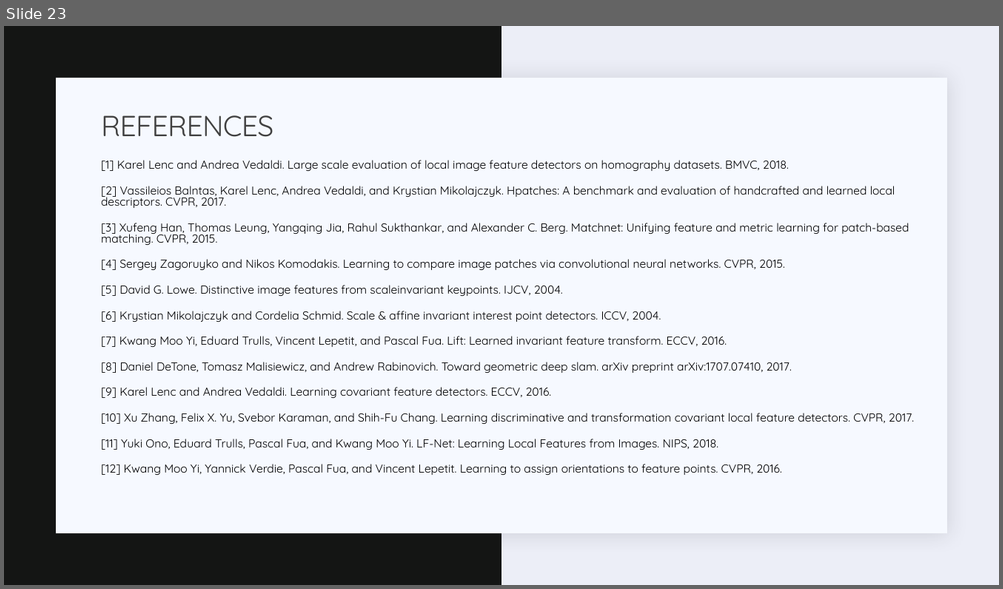
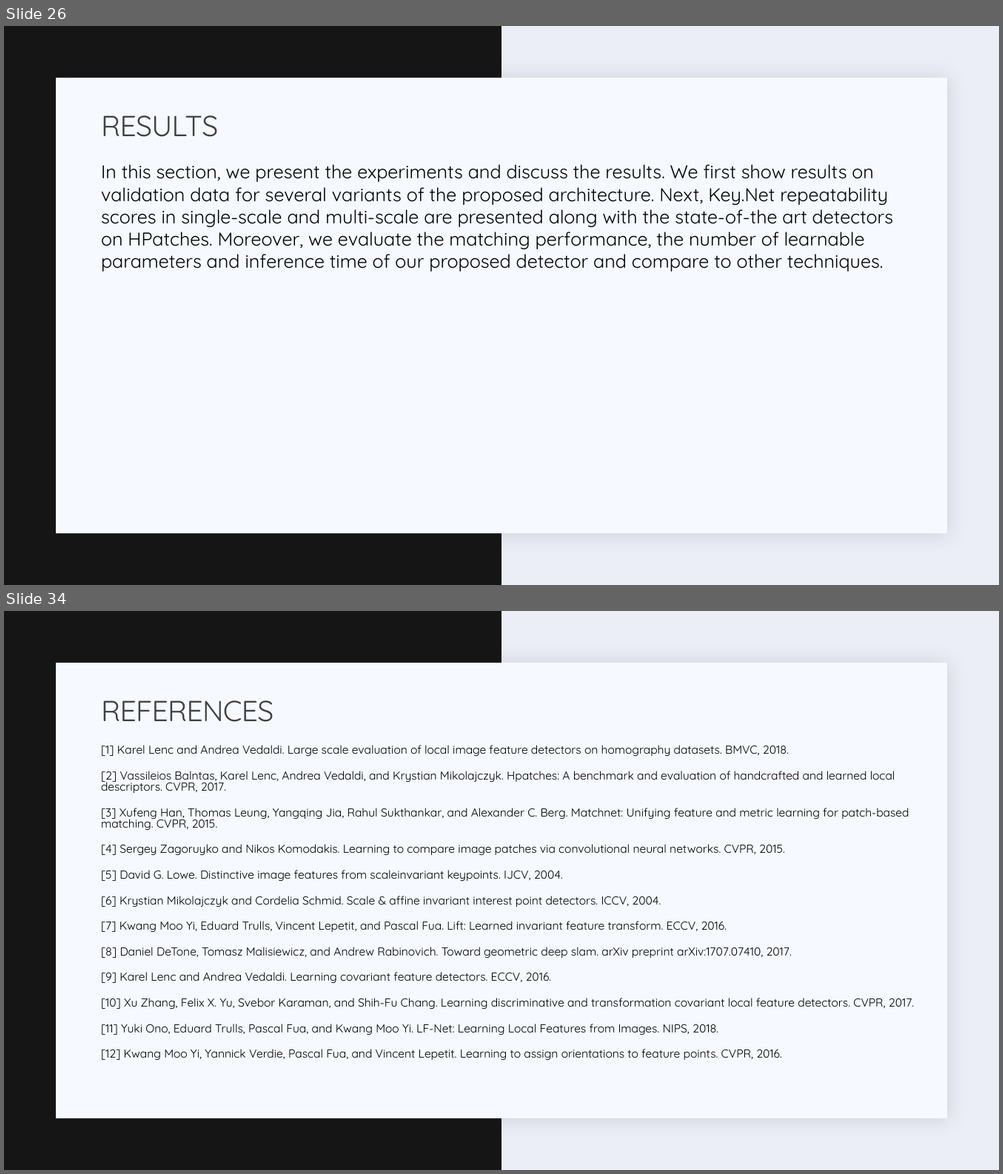
Before and after one commit to semnan-university-ai/Key.Net, a slide deck: slides.pptx. Shown one above the other, each under a label of ours: slide 23 before the commit, slides 26 and 34 after it; the slides between them are not shown. The pictures are 1003x589 and 1003x1174 pixels, drawn with LibreOffice and Linux fonts; fonts in the diff are those of the drawing. Boxes give left, top, right and bottom in pixels: in the first picture for what was removed or moved away, otherwise in the second. Text is boxed around its words. In the diff, an @@ line names an element or a change of style, - is before the commit and + after.

```diff
--- a/slides.pptx
+++ b/slides.pptx
@@ slide 26 added at <box>4,26,999,585</box>, background #ECEEF7; not listed: 2 template elements that a slide beside it also shows @@
@@ title added at <box>101,116,218,137</box>, 28 pt, text #404040 @@
+RESULTS
@@ text added at <box>101,164,893,272</box>, 18 pt, text #000000 @@
+  In this section, we present the experiments and discuss the results. We first show results on validation data for several variants of the proposed architecture. Next, Key.Net repeatability scores in single-scale and multi-scale are presented along with the state-of-the art detectors on HPatches. Moreover, we evaluate the matching performance, the number of learnable parameters and inference time of our proposed detector and compare to other techniques.
@@ what was slide 23 is now slide 34 @@
```
Also in this commit, not shown: 11 slides changed, 20 other slides added, 10 slides removed, 4 other files.
